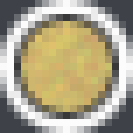
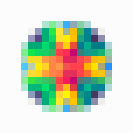
Comparing the layer stacks of the two 133px x 133px images. Changes:
added layer "tile (3)" in group "Заполнители" over (x1=21, y1=21, x2=112, y2=112)
hid "Заполнитель скала" over (x1=21, y1=21, x2=112, y2=112)
hid "Кнопки" over (x1=0, y1=0, x2=133, y2=133)
hid "Фон" over (x1=0, y1=0, x2=133, y2=133)
